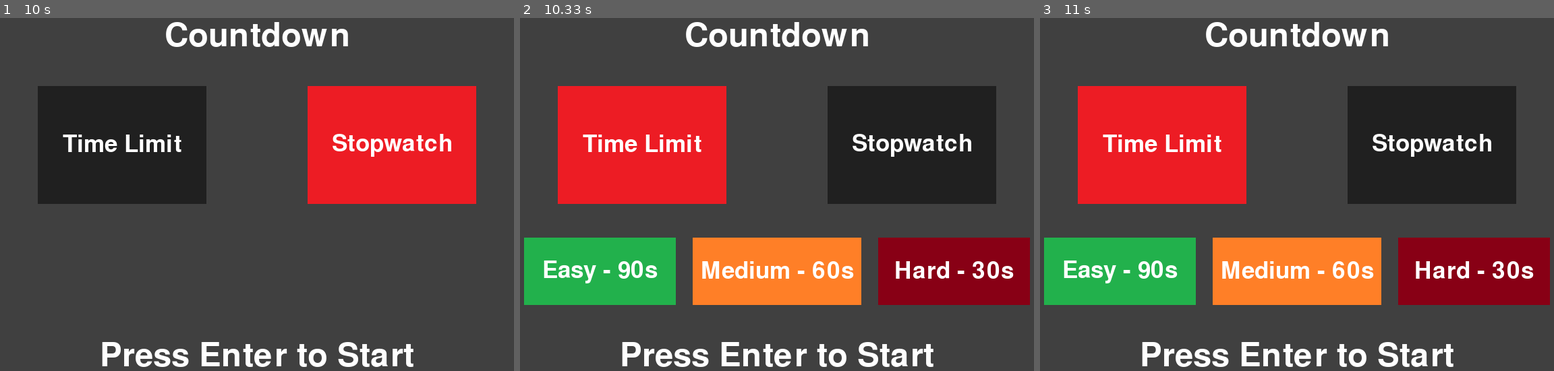
Above: before the commit, frames 1-3 (left to right).
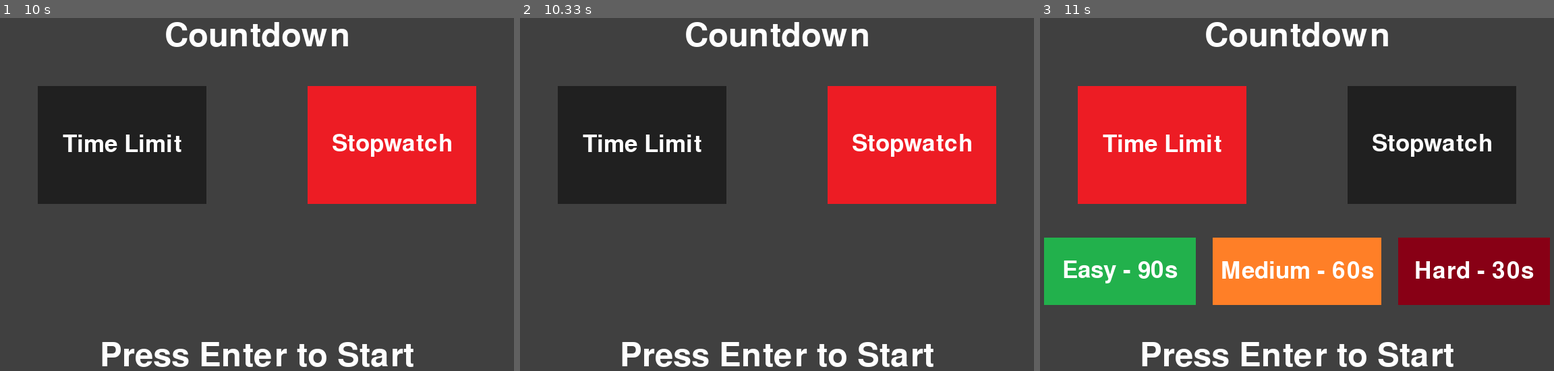
Above: after the commit, the same moments.

Repository: purpleysound/countdown
Game: pygame game, started from main.py
Same seed, same stepped clock (60 frames per second), same inputs: the game is played once before the commit and once after it.
Inputs (mouse positions are in pixels of both pictures, inside the frame that each line leads up to):
- Up to frame 1 (10 s): click "Time Limit" at 0.38 s; click "Stopwatch" at 0.72 s; click (113, 183) at 1.05 s; click "Stopwatch" at 1.38 s; click "Time Limit" at 1.72 s; click (370, 155) at 7.72 s
- Up to frame 2 (10.33 s): click (689, 127) at 10.32 s
- Up to frame 3 (11 s): no input

Frame 1 is identical in both runs. In frame 2, 39% of the frame differs, in the area x 0-100%, y 19-82%; in frame 3, nothing differs.

Commit message:
feeds delta time into update method

Diff:
--- a/main_menu.py
+++ b/main_menu.py
@@ -64,7 +64,7 @@
         self._to_start_rect = self._to_start_text.get_rect(center=(400, 525))
 
 
-    def update(self):
+    def update(self, dt: int):
         pass
 
     def draw(self, screen: pygame.Surface):
--- a/pygame_utils.py
+++ b/pygame_utils.py
@@ -28,7 +28,7 @@
         self._ended = False
         self._return_values = dict()
 
-    def update(self):
+    def update(self, dt: int):
         raise NotImplementedError("Subclasses must implement method 'update'")
 
     def draw(self, screen: pygame.Surface):
@@ -73,14 +73,14 @@
                 else:
                     self._current_scene.handle_event(event)
 
-            self._current_scene.update()
+            dt = self._clock.tick(60)
+            self._current_scene.update(dt)
             if self._current_scene.has_ended():
                 self._handle_scene_end()
 
             self._current_scene.draw(self._screen)
 
             pygame.display.flip()
-            self._clock.tick(60)
 
     def set_scene(self, scene: Scene):
         self._current_scene = scene
